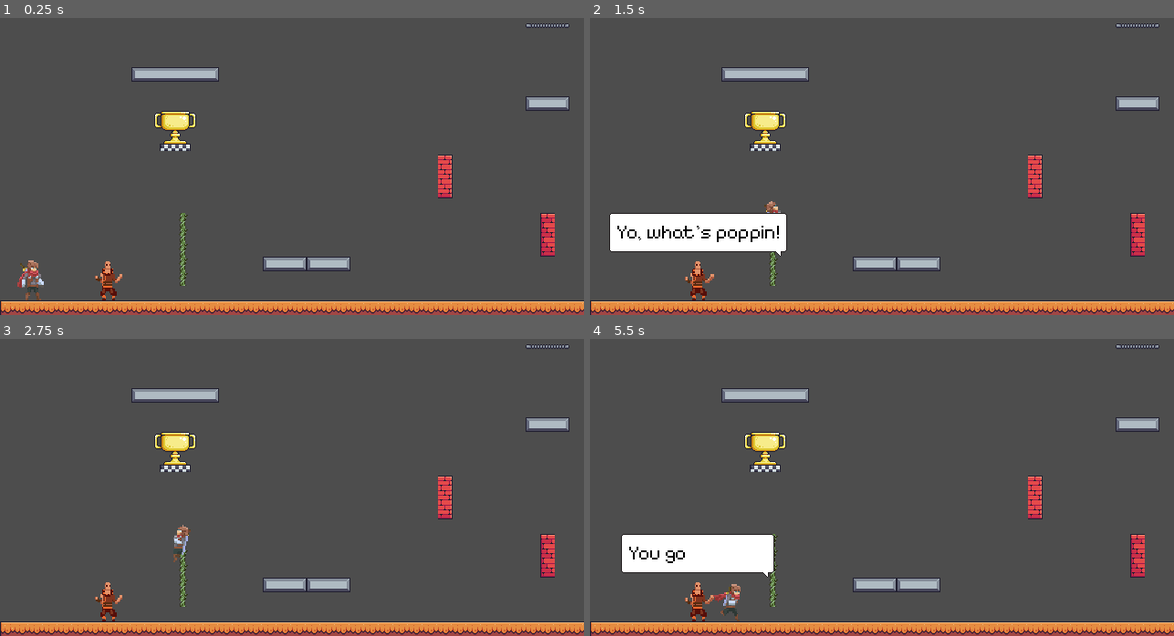
Above: before the commit, frames 1-4 (two rows, left to right).
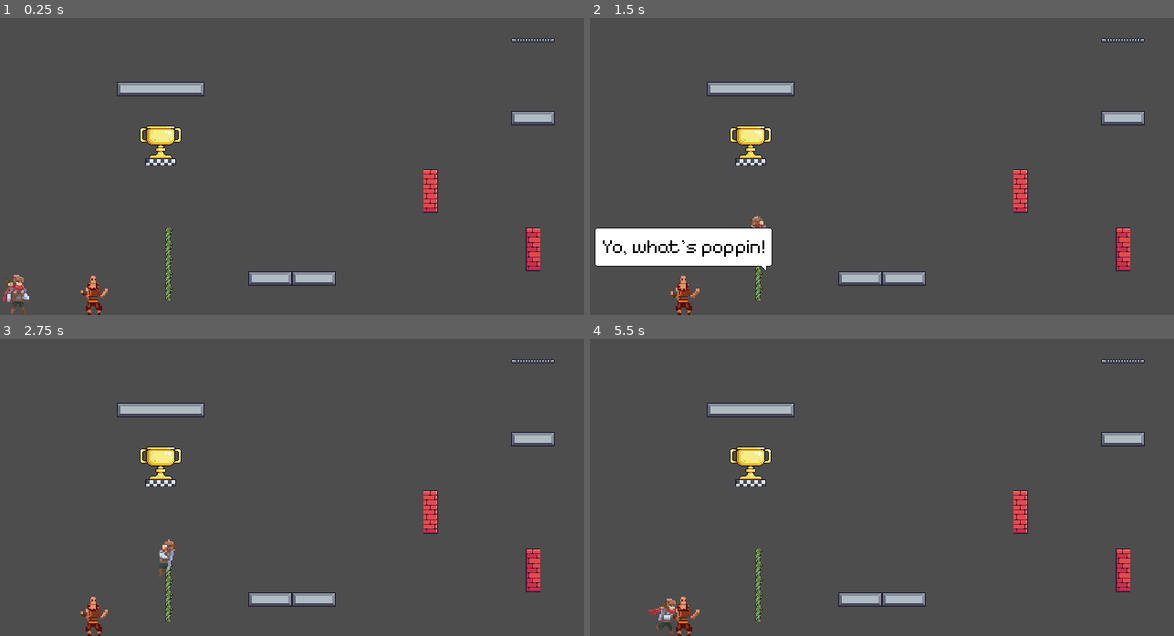
Above: after the commit, the same moments.

Repository: DeVelox/Niro
Game: Godot game, scene res://main.tscn
Same seed, same stepped clock (60 frames per second), same inputs: the game is played once before the commit and once after it.
Inputs:
- Up to frame 1 (0.25 s): no input
- Up to frame 2 (1.5 s): hold D (right) from 0.53 s (still down); tap Shift (dash) at 0.6 s; tap Space (jump) at 0.77 s; tap F (interact) at 1.35 s
- Up to frame 3 (2.75 s): tap Space (jump) at 1.52 s; release D (right) at 2.03 s; hold A (left) from 2.03 s (still down); tap Shift (dash) at 2.1 s
- Up to frame 4 (5.5 s): release A (left) at 2.78 s; hold D (right) 2.78-4.28 s; tap F (interact) at 2.85, 4.35 s; tap Space (jump) at 3.02, 3.77, 4.52 s; tap Shift (dash) at 3.6, 5.1 s; tap R (reset) at 4.15 s; hold A (left) 4.28-5.03 s; hold D (right) from 5.03 s (still down)

The runs differ from the first frame. In frame 1, 12% of the frame differs, in the area x 0-100%, y 1-100%; in frame 2, 15%; in frame 3, 12%; in frame 4, 15%.

Commit message:
Fixed camera and camera shake

Diff:
--- a/player/player.gd
+++ b/player/player.gd
@@ -56,6 +56,7 @@
 @onready var effects: AnimatedSprite2D = $Effects
 @onready var invulnerability: Timer = $Timers/Invulnerability
 @onready var gap_check: Area2D = $Detectors/GapCheck
+@onready var animations: AnimationPlayer = $Animations
 
 
 func _physics_process(delta: float) -> void:
@@ -511,6 +512,10 @@
 	can_take_damage = true
 
 
+func camera_shake() -> void:
+	animations.play("camera_shake")
+
+
 func _debug_clear() -> void:
 	modulate = Color.WHITE
 
--- a/player/player.tscn
+++ b/player/player.tscn
@@ -192,6 +192,27 @@
 [sub_resource type="RectangleShape2D" id="RectangleShape2D_hfvdp"]
 size = Vector2(32, 22)
 
+[sub_resource type="Animation" id="Animation_6bft4"]
+resource_name = "camera_shake"
+length = 0.2
+tracks/0/type = "value"
+tracks/0/imported = false
+tracks/0/enabled = true
+tracks/0/path = NodePath("Camera2D:offset")
+tracks/0/interp = 1
+tracks/0/loop_wrap = true
+tracks/0/keys = {
+"times": PackedFloat32Array(0, 0.05, 0.1, 0.15, 0.2),
+"transitions": PackedFloat32Array(1, 1, 1, 1, 1),
+"update": 0,
+"values": [Vector2(0, 0), Vector2(-16, -16), Vector2(16, 16), Vector2(-16, 0), Vector2(0, 0)]
+}
+
+[sub_resource type="AnimationLibrary" id="AnimationLibrary_8v87y"]
+_data = {
+"camera_shake": SubResource("Animation_6bft4")
+}
+
 [sub_resource type="AtlasTexture" id="AtlasTexture_txqwi"]
 atlas = ExtResource("30_cadxq")
 region = Rect2(0, 0, 32, 32)
@@ -258,11 +279,10 @@
 shape = SubResource("RectangleShape2D_0rk70")
 
 [node name="Camera2D" type="Camera2D" parent="."]
-limit_left = -16
-limit_top = -16
-limit_right = 656
-limit_bottom = 376
-position_smoothing_enabled = true
+limit_left = 0
+limit_top = 0
+limit_right = 640
+limit_bottom = 360
 
 [node name="Timers" type="Node" parent="."]
 
@@ -363,6 +383,11 @@
 [node name="JumpSound" type="AudioStreamPlayer" parent="."]
 stream = ExtResource("29_hpjs7")
 volume_db = -20.0
+
+[node name="Animations" type="AnimationPlayer" parent="."]
+libraries = {
+"": SubResource("AnimationLibrary_8v87y")
+}
 
 [node name="Effects" type="AnimatedSprite2D" parent="."]
 z_index = -1
--- a/prefabs/level.tscn
+++ b/prefabs/level.tscn
@@ -1,21 +1,20 @@
-[gd_scene load_steps=3 format=3 uid="uid://dshqa4djsi3mg"]
+[gd_scene load_steps=4 format=3 uid="uid://dshqa4djsi3mg"]
 
 [ext_resource type="Script" path="res://prefabs/level.gd" id="1_qtkw1"]
 [ext_resource type="Texture2D" uid="uid://c43ygn1u7sueg" path="res://assets/stoneGiantPlaceholder1.png" id="2_cp41m"]
+[ext_resource type="Texture2D" uid="uid://by88pqvsnr0kq" path="res://assets/tutorialPlaceholder.png" id="3_o2fs5"]
 
 [node name="Level" type="Node2D"]
 script = ExtResource("1_qtkw1")
 
-[node name="TextureRect" type="TextureRect" parent="."]
-anchors_preset = 8
-anchor_left = 0.5
-anchor_top = 0.5
-anchor_right = 0.5
-anchor_bottom = 0.5
+[node name="Chest" type="TextureRect" parent="."]
+offset_right = 40.0
+offset_bottom = 40.0
+texture = ExtResource("2_cp41m")
+
+[node name="Legs" type="TextureRect" parent="."]
 offset_left = -16.0
 offset_top = -16.0
 offset_right = 656.0
 offset_bottom = 376.0
-grow_horizontal = 2
-grow_vertical = 2
-texture = ExtResource("2_cp41m")
+texture = ExtResource("3_o2fs5")
Binary file added: assets/tutorialPlaceholder.png
Not shown, added: assets/tutorialPlaceholder.png.import
Not shown: 1 places in player/player.tscn that only renumber resources
